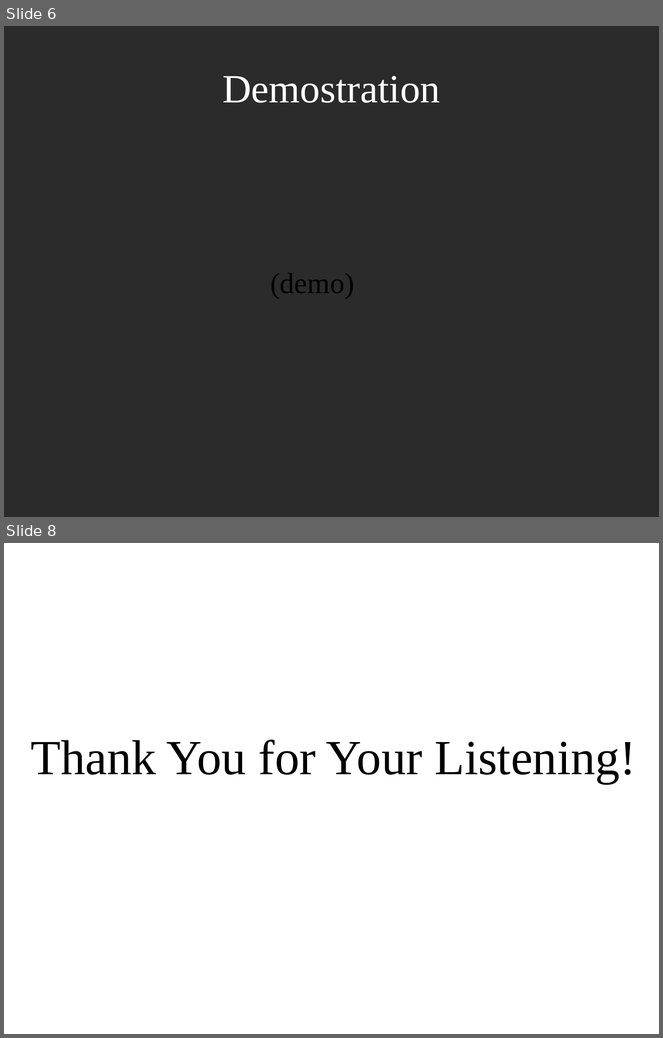
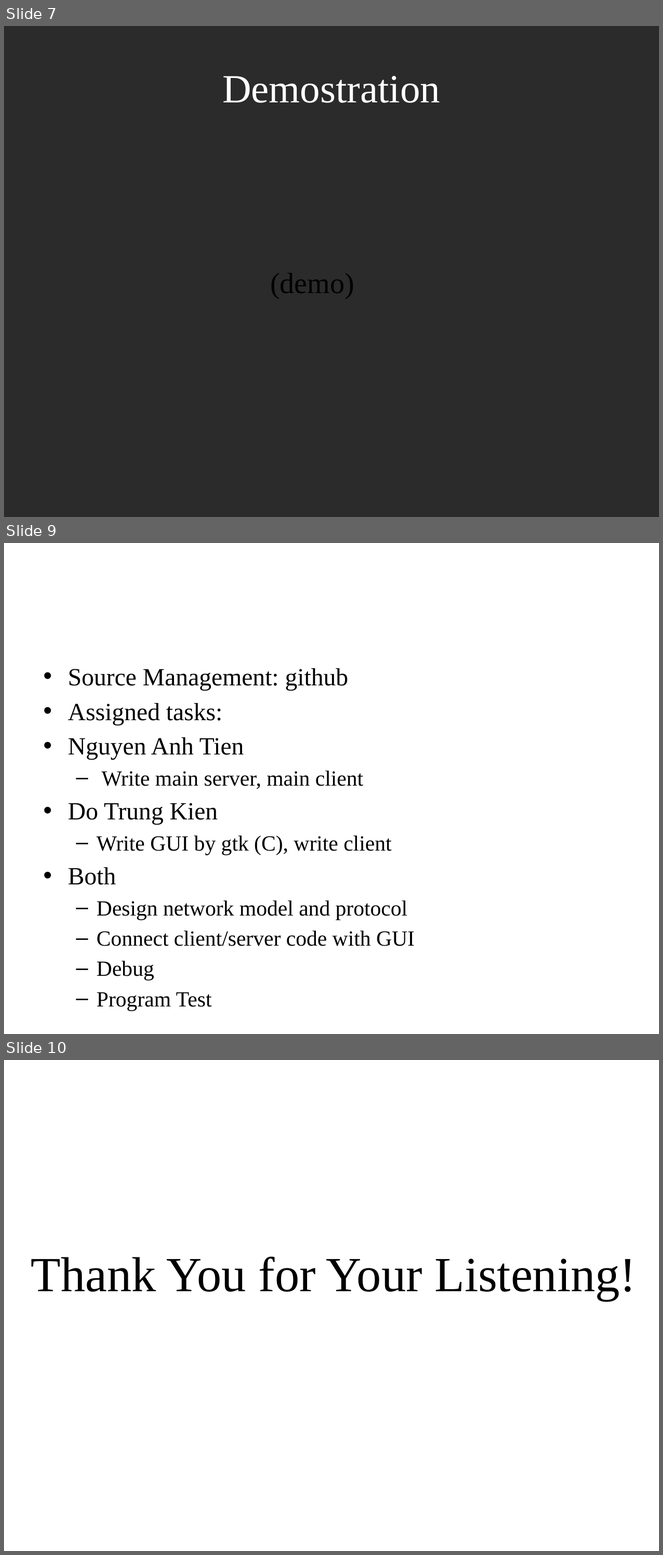
Before and after one commit to kienmetalrock/NePro2011-aki, a slide deck: netwok_project.pptx. Shown one above the other, each under a label of ours: slides 6 and 8 before the commit, slides 7, 9 and 10 after it; the slides between them are not shown. The pictures are 663x1038 and 663x1555 pixels, drawn with LibreOffice and Linux fonts; fonts in the diff are those of the drawing; background and template pictures are left out; a plain dark background stands for a picture behind light text. Boxes give left, top, right and bottom in pixels: in the first picture for what was removed or moved away, otherwise in the second. Text is boxed around its words. In the diff, an @@ line names an element or a change of style, - is before the commit and + after.

```diff
--- a/netwok_project.pptx
+++ b/netwok_project.pptx
@@ slide 9 added at (4, 543, 659, 1034), background picture (left out) @@
@@ title added at (37, 563, 626, 644), 39.6 pt, text #FFFFFF @@
+Description of TeamWork
@@ text added at (68, 668, 415, 981), 23.8 pt, text #000000 @@
+• Source Management: github
+• Assigned tasks:
+• Nguyen Anh Tien
+  – Write main server, main client
+• Do Trung Kien
+  – Write GUI by gtk (C), write client
+• Both
+  – Design network model and protocol
+  – Connect client/server code with GUI
+  – Debug
+  – Program Test
@@ what was slide 6 is now slide 7 @@
@@ what was slide 8 is now slide 10 @@
```
Also in this commit, not shown: 4 slides changed, 1 other slide added.
